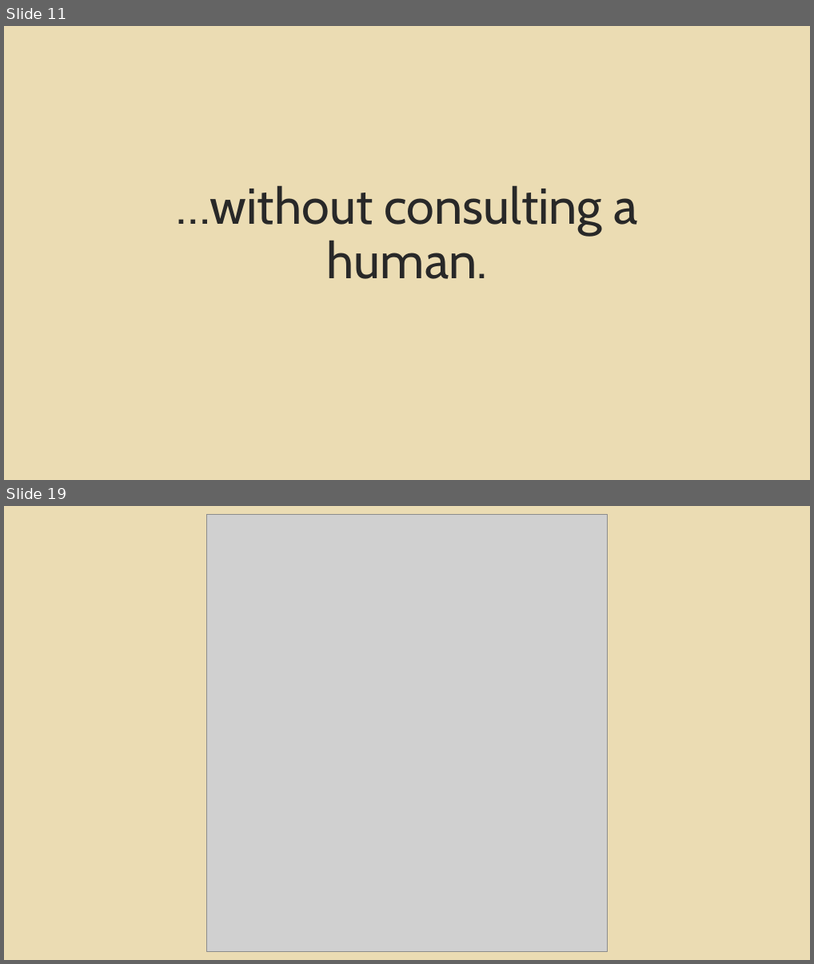
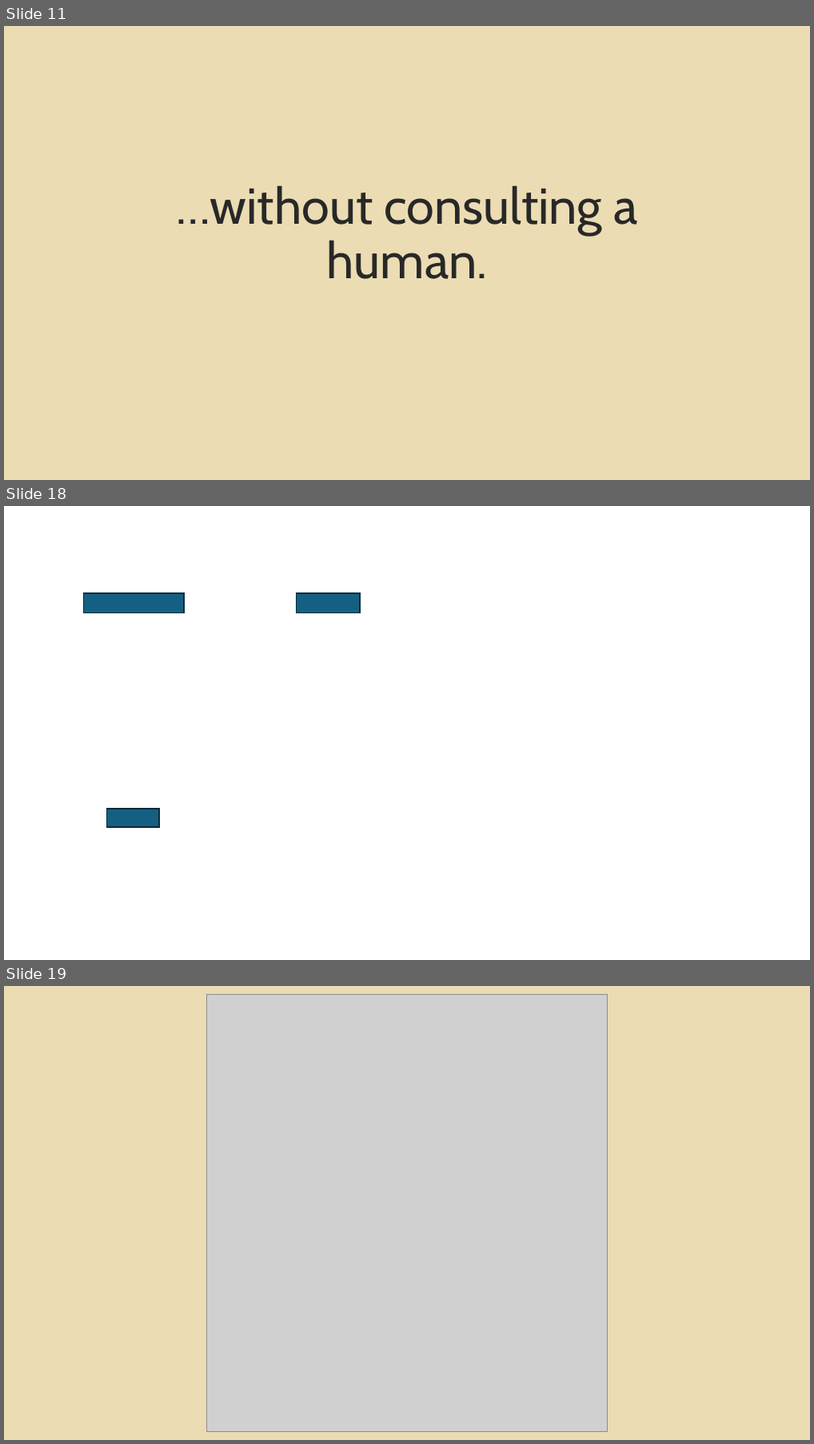
Before and after one commit to theaj42/presentations, a slide deck: Agentic_Threat_Intel/2026-01-21_Agentic-Threat-Intel-Presentation.pptx. Shown one above the other, each under a label of ours: slides 11 and 19 before the commit, slides 11, 18 and 19 after it; the slides between them are not shown. The pictures are 814x964 and 814x1444 pixels, drawn with LibreOffice and Linux fonts; fonts in the diff are those of the drawing; grey boxes stand for pictures; background and template pictures are left out. Boxes give left, top, right and bottom in pixels: in the first picture for what was removed or moved away, otherwise in the second. Text is boxed around its words. In the diff, an @@ line names an element or a change of style, - is before the commit and + after.

```diff
--- a/Agentic_Threat_Intel/2026-01-21_Agentic-Threat-Intel-Presentation.pptx
+++ b/Agentic_Threat_Intel/2026-01-21_Agentic-Threat-Intel-Presentation.pptx
@@ slide 18 added at [4, 506, 810, 960], background picture (left out) @@
@@ rectangle added at [83, 593, 184, 613], fill #156082, outline #092A39 1.5 pt @@
@@ rectangle added at [297, 593, 360, 613], fill #156082, outline #092A39 1.5 pt @@
@@ rectangle added at [107, 808, 159, 827], fill #156082, outline #092A39 1.5 pt @@
```
Also in this commit, not shown: 3 slides changed, 1 slide removed, 3 other files.
